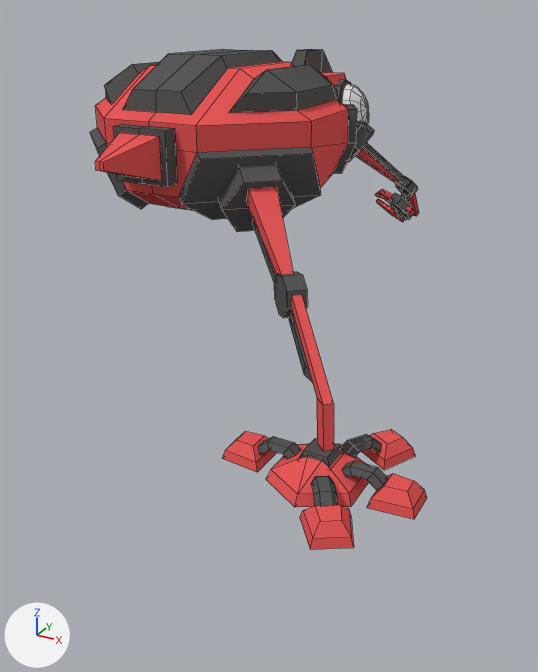
The Blender file datas/meshes/drone.blend as it was, and as the next commit left it.
Camera for both pictures: a camera (50 mm lens) standing at (1.19, -1.89, 0.35) and looking at (0.25, -0.19, -0.5). The lights are fixed; the arrows at lower left show +X, +Y and +Z. Mesh edges are drawn as thin lines.

Objects in the first picture: '0-upper-leg-right', '1-leg-right', '2-foot-right', '3-body', '4-head'.
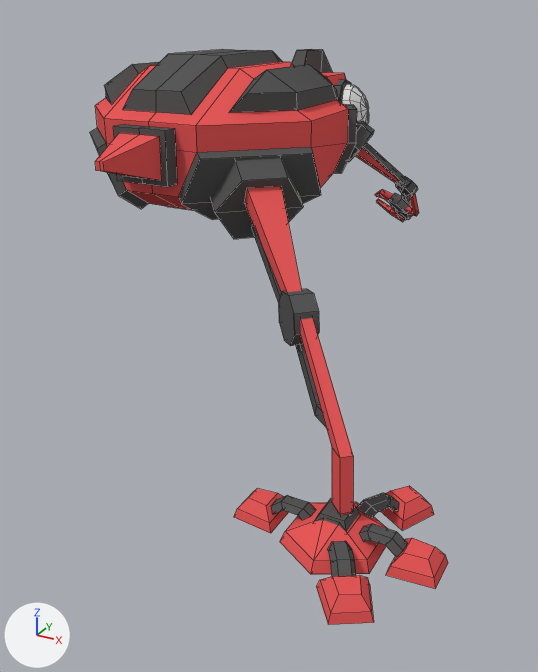
Commit message: Testing Drones inclusion.

Where the change shows, as pixel boxes (x1, y1, x2, y2) in the pictures (538 x 672 px):
'2-foot-right', moved
    before: (222, 429, 427, 550)
    after: (234, 486, 448, 625)
'0-upper-leg-right', mesh rescaled (19% wider, 22% taller)
    before: (218, 164, 296, 283)
    after: (211, 158, 304, 303)
'1-leg-right', mesh rescaled, moved (23% wider, 25% taller)
    before: (274, 272, 334, 452)
    after: (279, 289, 353, 515)

Patch to the scene script:
```diff
--- a/datas/meshes/drone.blend.py
+++ b/datas/meshes/drone.blend.py
@@ me_1_leg_right @@
 me_1_leg_right.from_pydata(...)  # 52 vertices, 31 faces; spans x -0.024..0.024, y -0.051..0.378, z -0.051..0.081
 # used by ob_1_leg_right; location = (0.45, -0.442, -0.26); rotation_euler = (-0.783, 0.0, -2.356), in degrees (-45, 0, -135)
+# me_1_leg_right part 1: the whole mesh is scaled about its middle by 1.19, then moved by (0.0, 0.032, 0.003)
 me_1_leg_right.materials.append(mat_black)
@@ me_0_upper_leg_right @@
 me_0_upper_leg_right.from_pydata(...)  # 35 vertices, 28 faces; spans x -0.097..0.097, y -0.068..0.338, z -0.084..0.084
 # used by ob_0_upper_leg_right; location = (0.236, -0.233, -0.09); rotation_euler = (-0.529, -0.0011, -2.358), in degrees (-30, -0.1, -135)
+# me_0_upper_leg_right part 2: the whole mesh is scaled about its middle by 1.19, then moved by (0.0, 0.026, 0.0)
 me_0_upper_leg_right.materials.append(mat_black)
@@ ob_2_foot_right @@
 ob_2_foot_right = bpy.data.objects.new('2-foot-right', me_2_foot_right)
-ob_2_foot_right.location = (0.624, -0.624, -0.525)
+ob_2_foot_right.location = (0.7, -0.7, -0.61)
 ob_2_foot_right.rotation_euler = (0.0, 0.0, -1.571)  # degrees (0, 0, -90)
@@ ob_1_leg_right @@
 ob_1_leg_right = bpy.data.objects.new('1-leg-right', me_1_leg_right)
-ob_1_leg_right.location = (0.45, -0.442, -0.26)
+ob_1_leg_right.location = (0.491, -0.482, -0.293)
 ob_1_leg_right.rotation_euler = (-0.783, 0.0, -2.356)  # degrees (-45, 0, -135)
```
